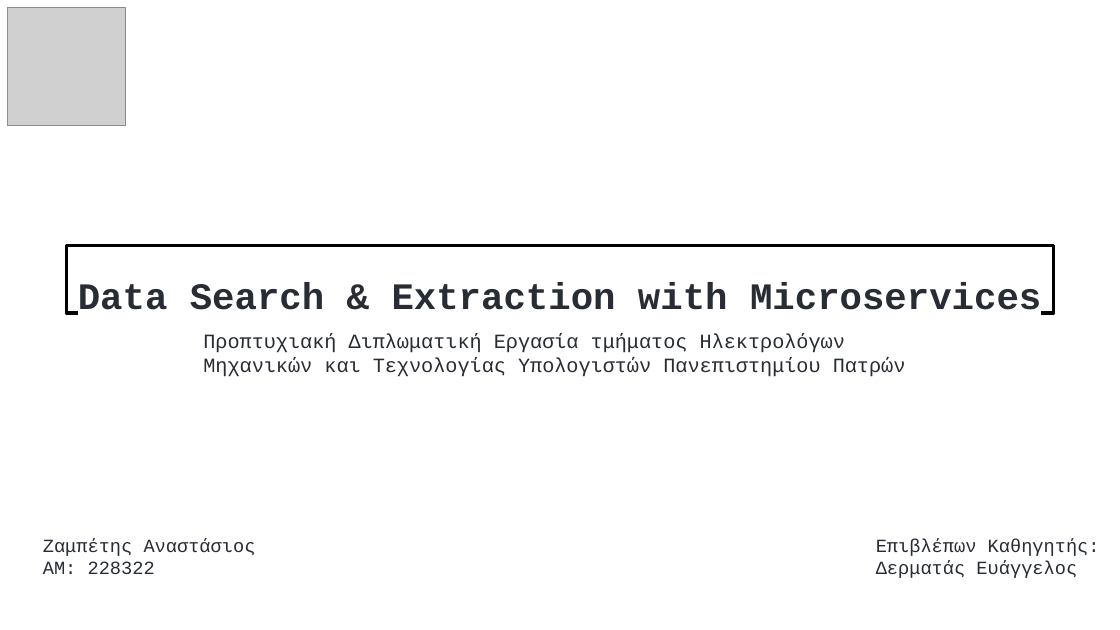
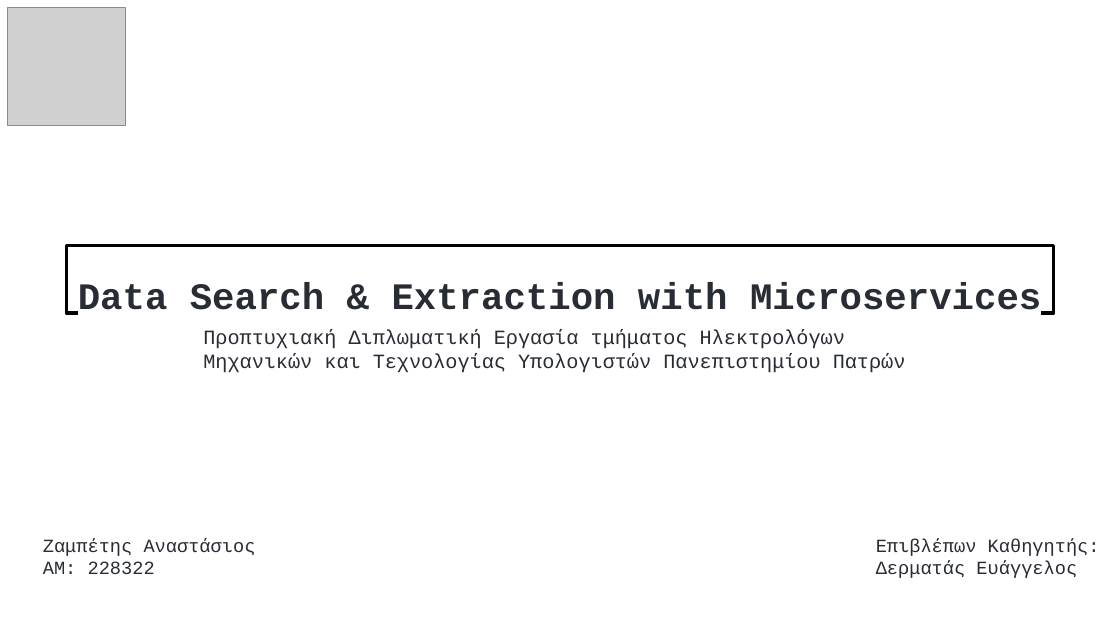
Before and after one commit to tasoszamp/thesis, a slide deck: slide 1 of article/Presentantion.pptx. Drawn at 1120x630 pixels with LibreOffice and Linux fonts; fonts in the diff are those of the drawing; grey boxes stand for pictures. Boxes give left, top, right and bottom in pixels: in the first picture for what was removed or moved away, otherwise in the second. Text is boxed around its words. In the diff, an @@ line names an element or a change of style, - is before the commit and + after.

```diff
--- a/article/Presentantion.pptx
+++ b/article/Presentantion.pptx
@@ text "Προπτυχιακή Διπλωματική Εργασία τμήματος Ηλεκτρολόγων ...": place and size @@
-text "Προπτυχιακή Διπλωματική Εργασία τμήματος Ηλεκτρολόγων ..." at <box>203,333,906,377</box>
+text "Προπτυχιακή Διπλωματική Εργασία τμήματος Ηλεκτρολόγων ..." at <box>203,330,906,373</box>
```
Also in this commit, not shown: 9 other slides changed, 1 slide added.
